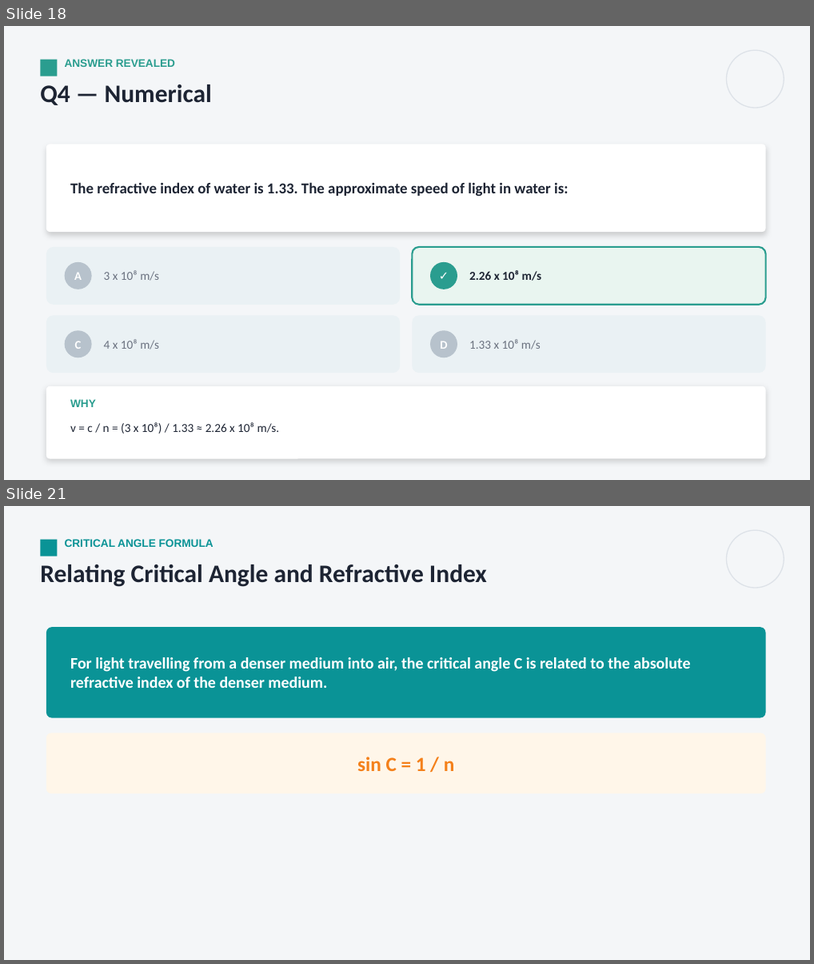
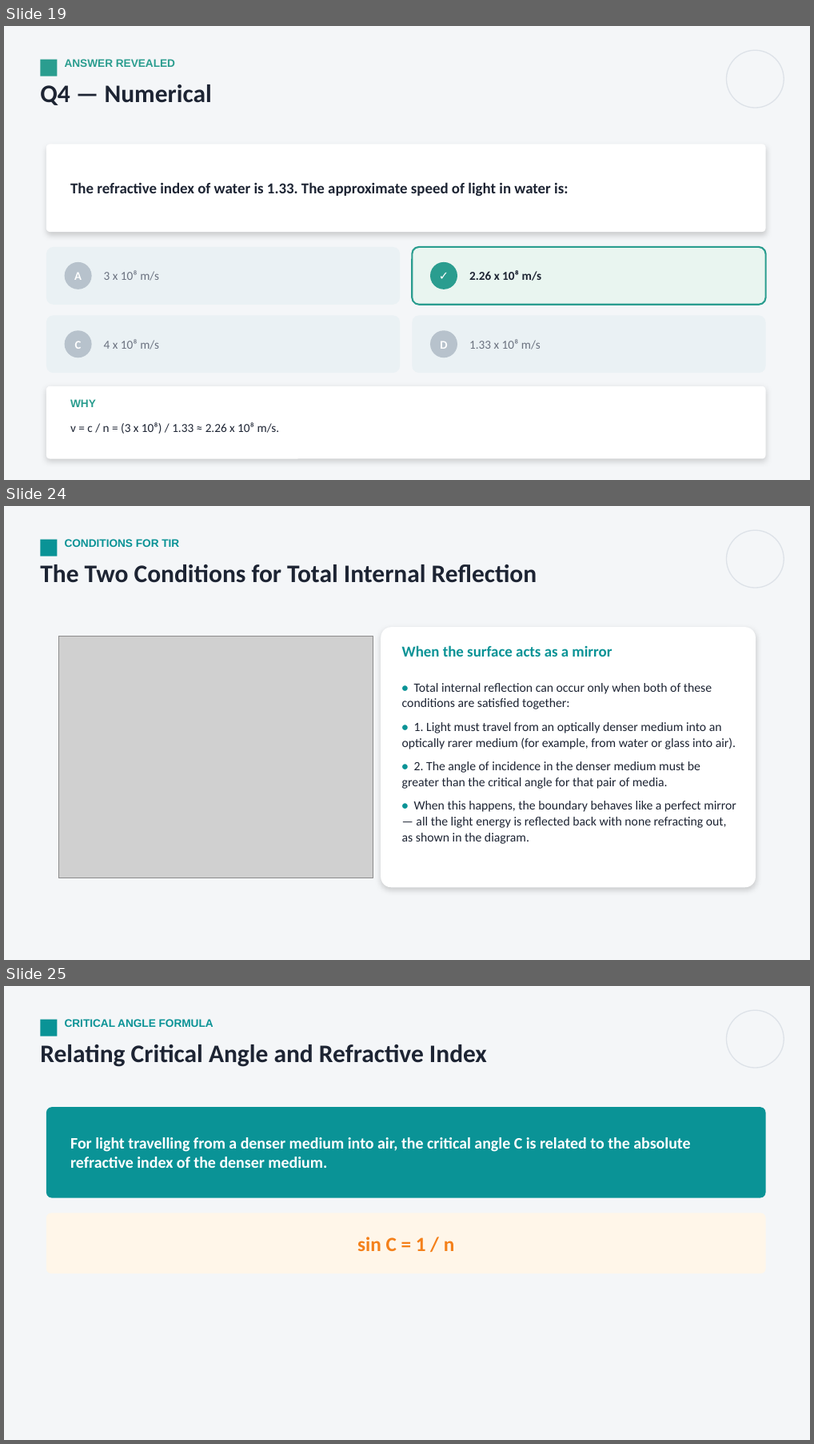
Before and after one commit to parmeshwars2911/MyFirstAR, a slide deck: ppt/MH_Grade10/MH10_S28_Refraction_of_Light.pptx. Shown one above the other, each under a label of ours: slides 18 and 21 before the commit, slides 19, 24 and 25 after it; the slides between them are not shown. The pictures are 814x964 and 814x1444 pixels, drawn with LibreOffice and Linux fonts; fonts in the diff are those of the drawing; grey boxes stand for pictures. Boxes give left, top, right and bottom in pixels: in the first picture for what was removed or moved away, otherwise in the second. Text is boxed around its words. In the diff, an @@ line names an element or a change of style, - is before the commit and + after.

```diff
--- a/ppt/MH_Grade10/MH10_S28_Refraction_of_Light.pptx
+++ b/ppt/MH_Grade10/MH10_S28_Refraction_of_Light.pptx
@@ slide 24 added at bbox=[4, 506, 810, 960], background #F4F6F8 @@
@@ rectangle added at bbox=[40, 540, 58, 556], fill #0A9396 @@
@@ text added at bbox=[65, 539, 179, 547], 13 pt, text #0A9396, bold @@
+CONDITIONS FOR TIR
@@ ellipse added at bbox=[727, 530, 784, 588], outline #DDE2E8 1.25 pt @@
@@ text added at bbox=[40, 564, 538, 583], 30 pt, text #1D2433, bold @@
+The Two Conditions for Total Internal Reflection
@@ picture added at bbox=[58, 636, 373, 878] @@
@@ rounded rectangle added at bbox=[381, 627, 756, 887], fill #FFFFFF @@
@@ text added at bbox=[402, 645, 612, 656], 18 pt, text #0A9396, bold @@
+When the surface acts as a mirror
@@ text added at bbox=[402, 683, 737, 844], 15 pt, text #1D2433 @@
+• Total internal reflection can occur only when both of these conditions are satisfied together:
+• 1. Light must travel from an optically denser medium into an optically rarer medium (for example, from water or glass into air).
+• 2. The angle of incidence in the denser medium must be greater than the critical angle for that pair of media.
+• When this happens, the boundary behaves like a perfect mirror — all the light energy is reflected back with none refracting out, as shown in the diagram.
@@ what was slide 18 is now slide 19 @@
@@ what was slide 21 is now slide 25 @@
```
Also in this commit, not shown: 5 slides changed, 5 other slides added, 4 other files.
